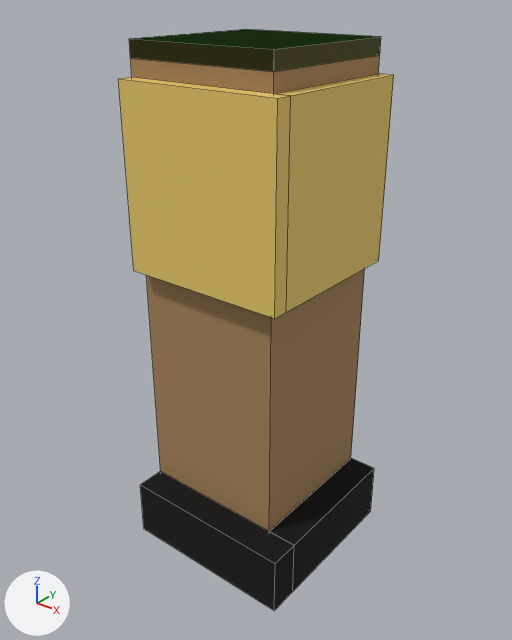
What one commit did to the Blender file assets/managed-models/mill-interior/wall-corner/wall-corner.blend.
Before and after are seen from a 50 mm lens placed at (0.473, -0.574, 0.547), pointed at (0.088, -0.093, 0.248). The axes (+X, +Y, +Z) are drawn at lower left. The lights are the same throughout. The first picture is the older version. Mesh edges are drawn as thin lines.

Objects in the first picture: 'wall-corner'.
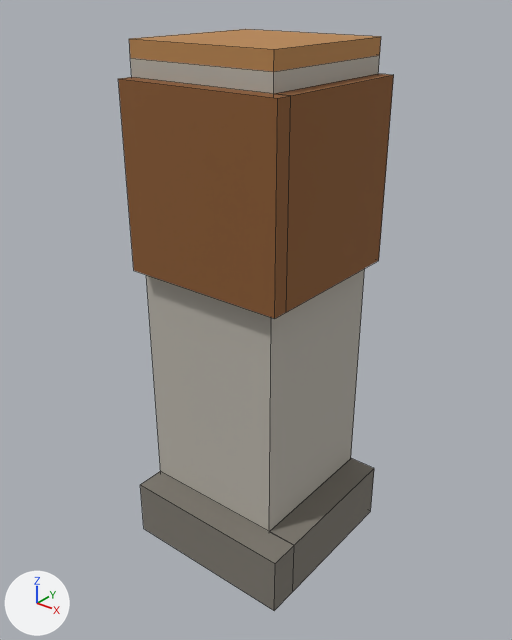
What differs and where, as boxes [x1, y1, x2, y2] in the pictures (512 x 640 px; the box of a moved part takes in the faces that stretch with it):
'wall-corner', reshaped, surface changed: [118, 29, 394, 611] in both
part 1 of me_wall_corner, moved or reshaped: before [129, 37, 381, 531]; after [130, 55, 380, 531]
part 2 of me_wall_corner, surface changed: [118, 29, 394, 611] in both

The change, as a list of edits to the scene's bpy script:
```text
Change me_wall_corner:
    where me_wall_corner.from_pydata(...)  # 48 vertices, 36 faces; spans x 0.0..0.18, y -0.18..0.0, z 0.0..0.5
    used by ob_wall_corner; location = (0.0, 0.0, 0.0)
    before: 4 (0.0, -0.15, 0.5) at pixel (129, 38), 5 (0.15, -0.15, 0.5) at pixel (274, 49), 6 (0.15, 0.0, 0.5) at pixel (381, 36), 7 (0.0, 0.0, 0.5) at pixel (245, 29)
    me_wall_corner part 1
    add for i in [*range(4, 8)]: me_wall_corner.vertices[i].co += Vector((0.0, 0.0, -0.015))
    me_wall_corner part 2: texture (UV) coordinates of 36 of 36 faces, centred in x 0.0..0.18, y -0.18..0.0, z 0.0..0.5, changed; they spanned u 0.06..0.94, v 0.25..0.75 and now span u 0.06..0.69, v 0.5..0.5
```
